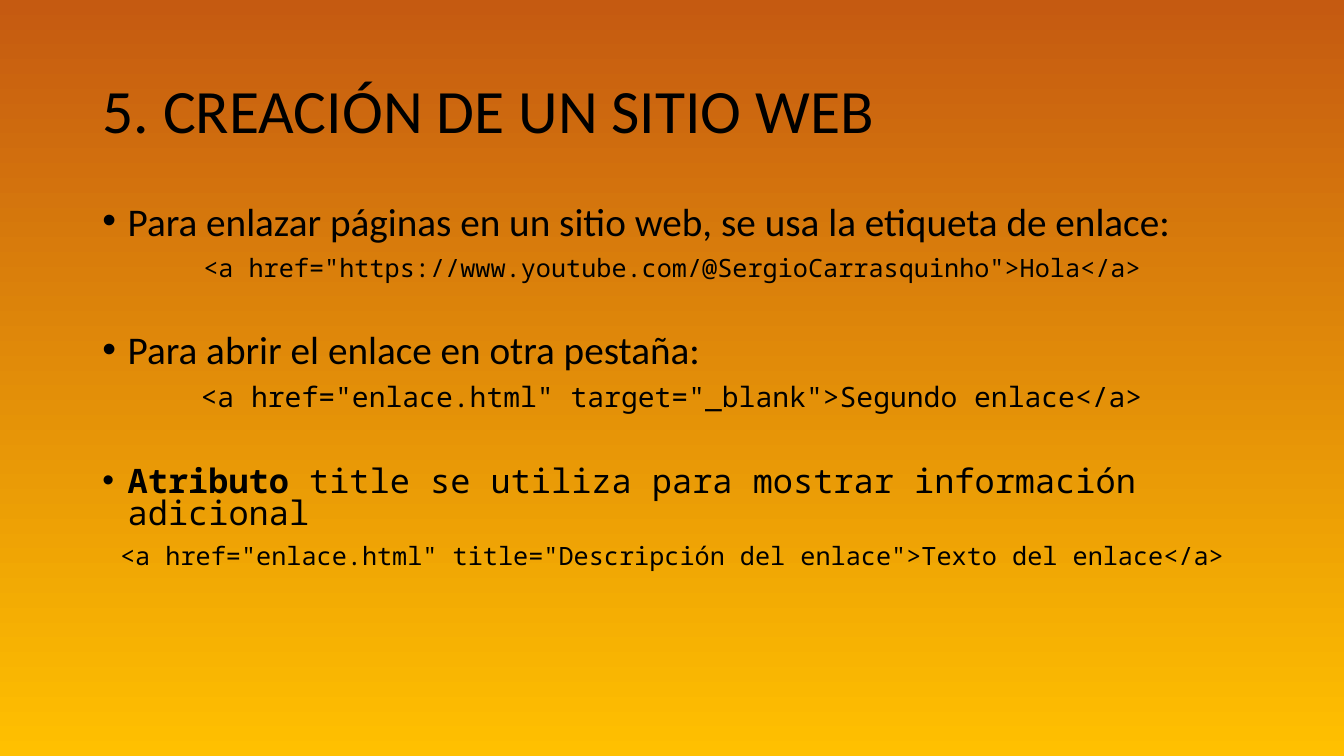
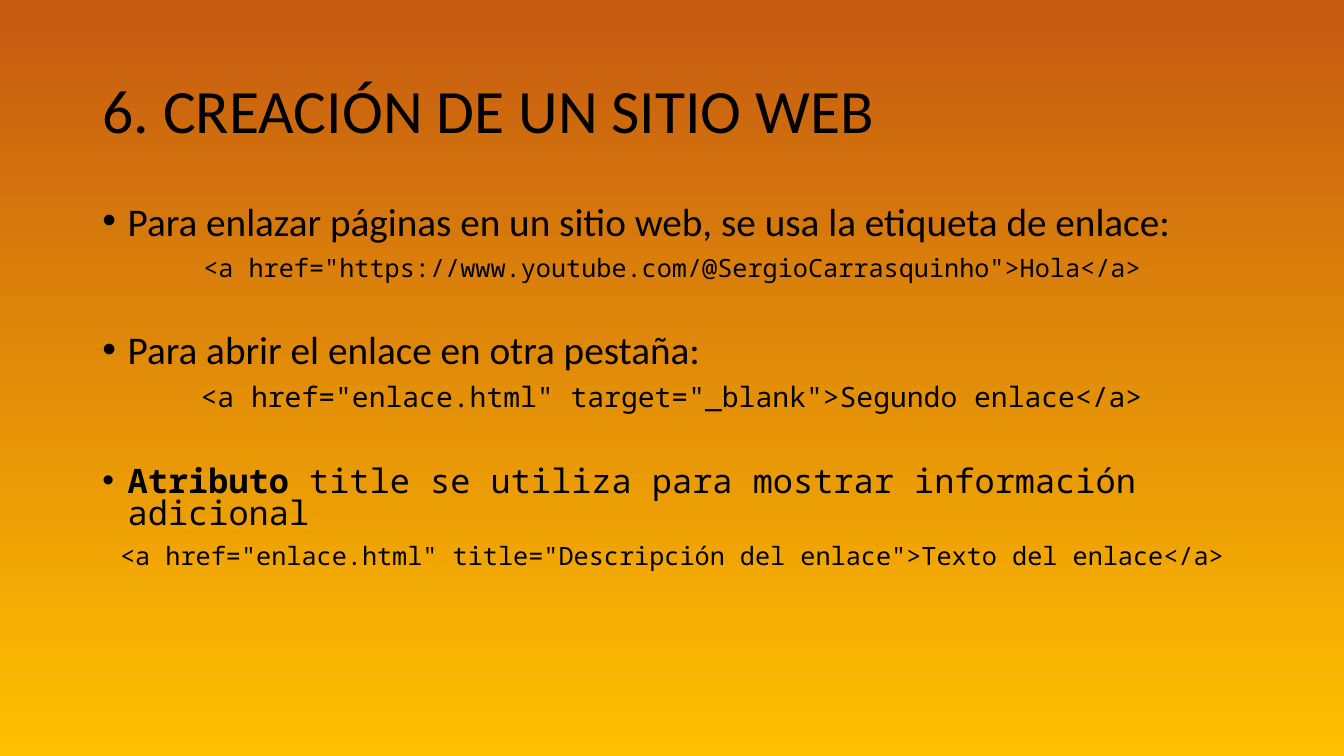
Before and after one commit to WalterDeRacagua/Curso-de-HTML-y-CSS, a slide deck: slide 11 of HTML/TEORIA/INTRODUCCIÓN HTML.odp. Drawn at 1344x756 pixels with LibreOffice and Linux fonts; fonts in the diff are those of the drawing. Boxes give left, top, right and bottom in pixels: in the first picture for what was removed or moved away, otherwise in the second. Text is boxed around its words. In the diff, an @@ line names an element or a change of style, - is before the commit and + after.

```diff
--- a/HTML/TEORIA/INTRODUCCIÓN HTML.odp
+++ b/HTML/TEORIA/INTRODUCCIÓN HTML.odp
@@ title at (102, 82, 874, 134): text changed @@
-5. CREACIÓN DE UN SITIO WEB
+6. CREACIÓN DE UN SITIO WEB
```
Also in this commit, not shown: 8 other slides changed, 5 slides added.
